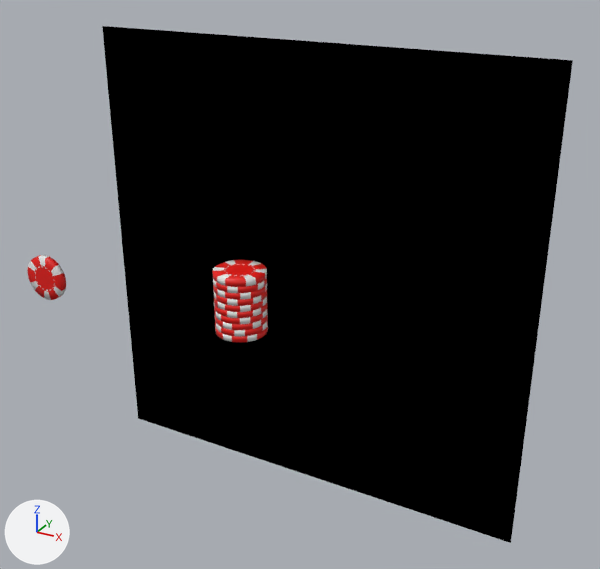
The Blender file Assets/Blender Files/Blend Files/Poker Chip.blend, before and after one commit.
Rendered twice from a 50 mm camera at (25.6, -23.8, 14.2) aimed at (11.1, 2.6, 1.0). Every picture has the same lights, and +X, +Y and +Z are marked at lower left.

In view in the first picture: 'Plane', 'Poker Chip', 'Poker Chip.001'.
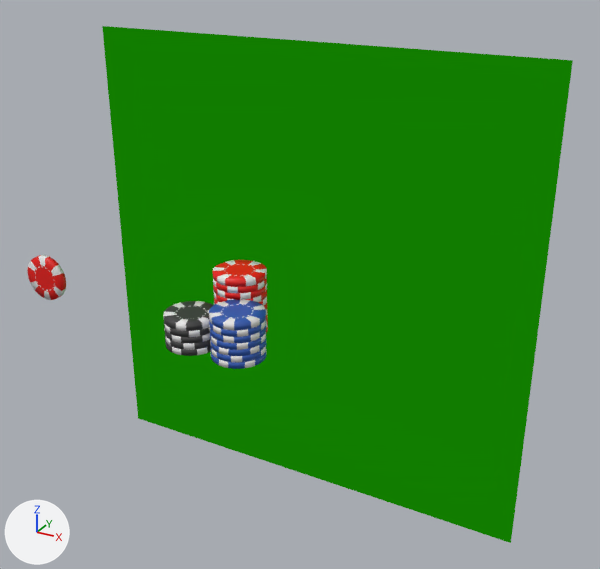
Boxes [x1, y1, x2, y2] around the edits, measured in the pictures (600 x 569 px):
```json
{"object": "Plane", "change": "recoloured", "before": [102, 26, 573, 543], "after": [102, 26, 573, 543], "on screen": "black to green"}
{"object": "Poker Chip.003", "change": "added", "after": [209, 299, 267, 369], "faces in mat_pokerchipmain_001 (blue #2c58b0)": [209, 299, 267, 369], "faces in mat_pokerchipaccent (white #e7e7e7)": [209, 299, 267, 368]}
{"object": "Poker Chip.002", "change": "added", "after": [163, 301, 214, 356], "faces in mat_pokerchipmain_002 (black #3b3b3b)": [164, 301, 214, 356], "faces in mat_pokerchipaccent (white #e7e7e7)": [163, 301, 210, 355]}
```

The change, as JSON lines over the scene's bpy script:
```json
{"op": "set", "path": "mat_material_001.base_color", "old": "(0.0, 0.0, 0.0)", "new": "(0.00582, 0.204, 0.0)", "note": "black #000000 -> green #117d00"}
{"op": "add", "block": "mat_pokerchipmain_001", "code": ["mat_pokerchipmain_001 = principled_material('PokerChipMain.001')", "mat_pokerchipmain_001.base_color = (0.0252, 0.0983, 0.435)  # blue #2c58b0"]}
{"op": "add", "block": "mat_pokerchipmain_002", "code": ["mat_pokerchipmain_002 = principled_material('PokerChipMain.002')", "mat_pokerchipmain_002.base_color = (0.0441, 0.0441, 0.0441)  # black #3b3b3b"]}
{"op": "add", "block": "me_cylinder_006", "code": ["me_cylinder_006 = bpy.data.meshes.new('Cylinder.006')", "me_cylinder_006.from_pydata(...)  # 1792 vertices, 1582 faces; spans x -1.0..1.0, y -0.12..1.63, z -1.0..1.0", "me_cylinder_006.polygons.foreach_set('use_smooth', [True] * 1582)", "# faces by material slot: [1106, 476]", "me_cylinder_006.materials.append(mat_pokerchipmain_001)  # blue #2c58b0", "me_cylinder_006.materials.append(mat_pokerchipaccent)  # white #e7e7e7"]}
{"op": "add", "block": "me_cylinder_004", "code": ["me_cylinder_004 = bpy.data.meshes.new('Cylinder.004')", "me_cylinder_004.from_pydata(...)  # 1280 vertices, 1130 faces; spans x -1.0..1.0, y -0.12..1.13, z -1.0..1.0", "me_cylinder_004.polygons.foreach_set('use_smooth', [True] * 1130)", "# faces by material slot: [790, 340]", "me_cylinder_004.materials.append(mat_pokerchipmain_002)  # black #3b3b3b", "me_cylinder_004.materials.append(mat_pokerchipaccent)  # white #e7e7e7"]}
{"op": "add", "block": "ob_poker_chip_003", "code": ["ob_poker_chip_003 = bpy.data.objects.new('Poker Chip.003', me_cylinder_006)", "ob_poker_chip_003.location = (10.97, -1.72, 0.0)", "ob_poker_chip_003.rotation_euler = (1.571, 0.0, 0.0)  # degrees (90, 0, 0)"]}
{"op": "add", "block": "ob_poker_chip_002", "code": ["ob_poker_chip_002 = bpy.data.objects.new('Poker Chip.002', me_cylinder_004)", "ob_poker_chip_002.location = (8.97, -1.74, 0.0)", "ob_poker_chip_002.rotation_euler = (1.571, 0.0, 0.0)  # degrees (90, 0, 0)"]}
```
